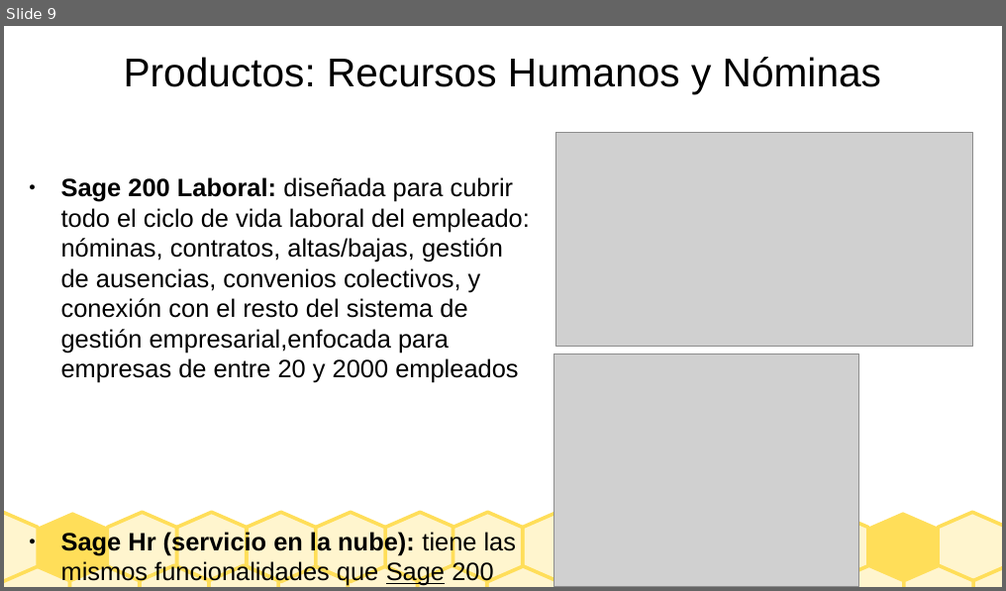
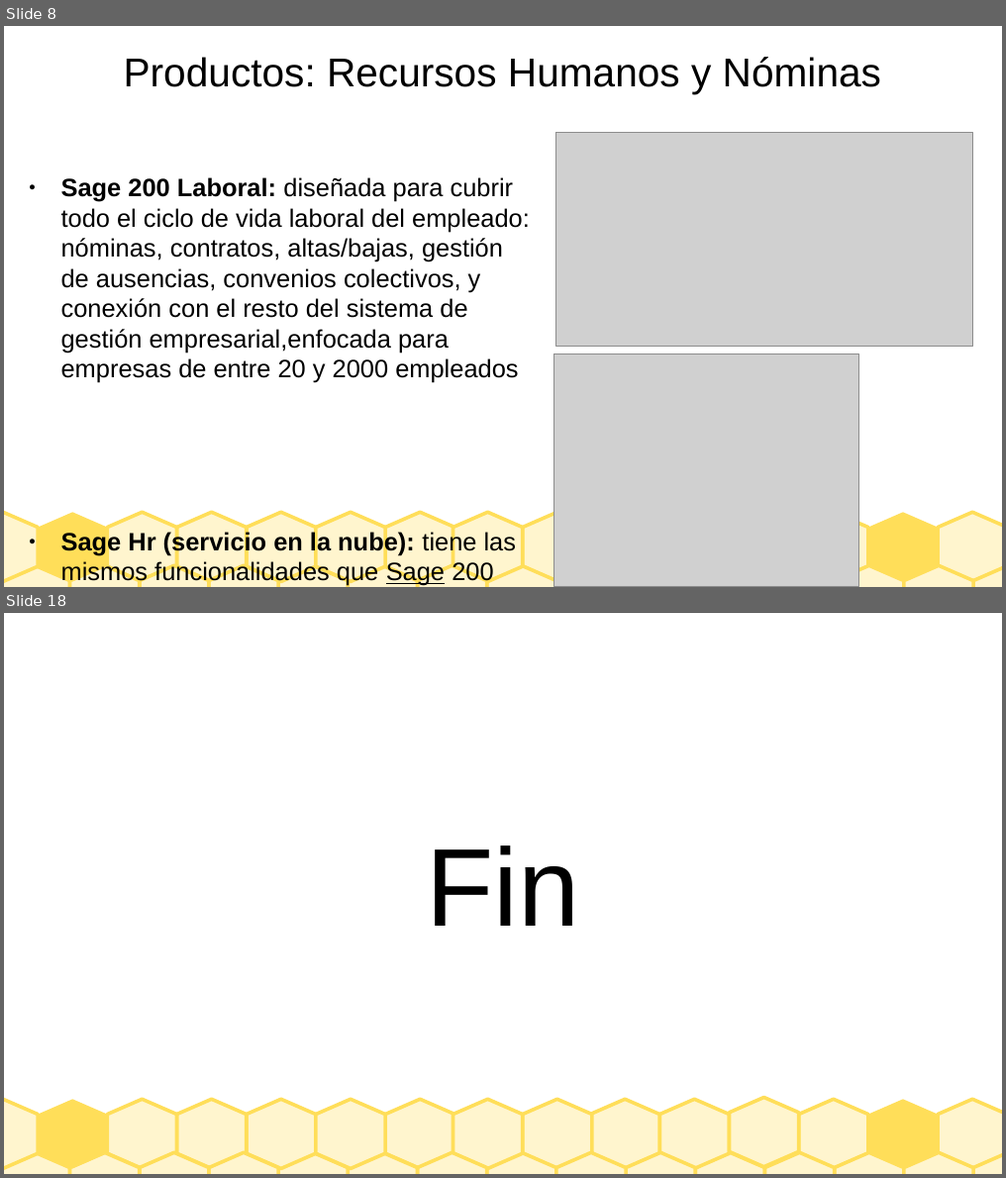
Before and after one commit to Borja-68/asignaturas, a slide deck: sistemas empresa/Presentacion_SAGE.odp. Shown one above the other, each under a label of ours: slide 9 before the commit, slides 8 and 18 after it; the slides between them are not shown. The pictures are 1006x591 and 1006x1178 pixels, drawn with LibreOffice and Linux fonts; fonts in the diff are those of the drawing; grey boxes stand for pictures. Boxes give left, top, right and bottom in pixels: in the first picture for what was removed or moved away, otherwise in the second. Text is boxed around its words. In the diff, an @@ line names an element or a change of style, - is before the commit and + after.

```diff
--- a/sistemas empresa/Presentacion_SAGE.odp
+++ b/sistemas empresa/Presentacion_SAGE.odp
@@ slide 18 added at (4, 613, 1002, 1174), background #FFFFFF; not listed: 27 template elements that a slide beside it also shows @@
@@ title added at (426, 846, 579, 926), 88 pt, text #000000 @@
+Fin
@@ freeform shape added at (591, 1099, 660, 1169), fill #FFF5CE, outline #FFDE59 2.83 pt @@
@@ freeform shape added at (659, 1099, 730, 1169), fill #FFF5CE, outline #FFDE59 2.83 pt @@
@@ freeform shape added at (730, 1097, 799, 1167), fill #FFF5CE, outline #FFDE59 2.83 pt @@
@@ what was slide 9 is now slide 8 @@
```
Also in this commit, not shown: 9 slides changed, 4 other slides added, 2 other files.
